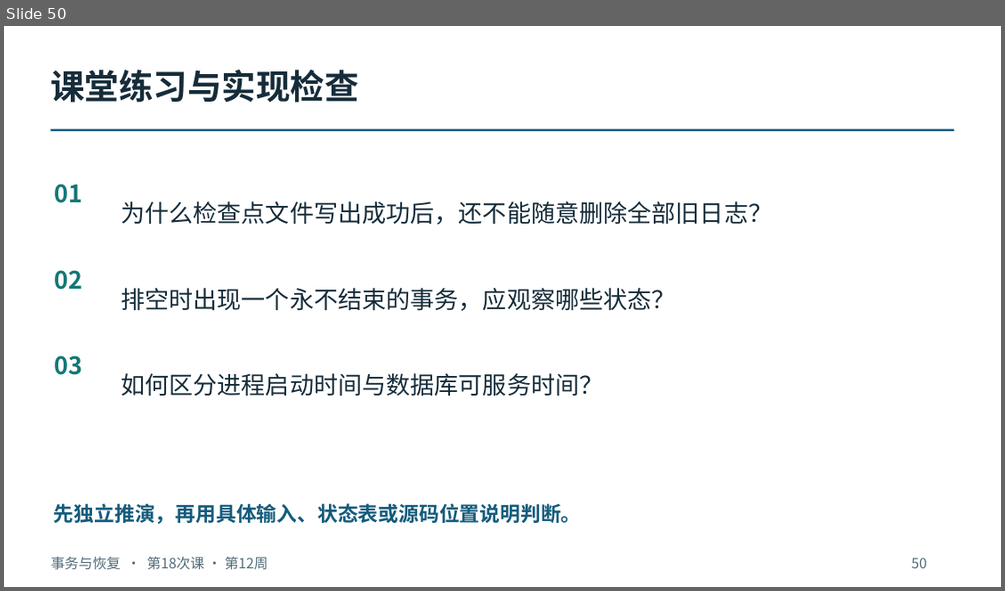
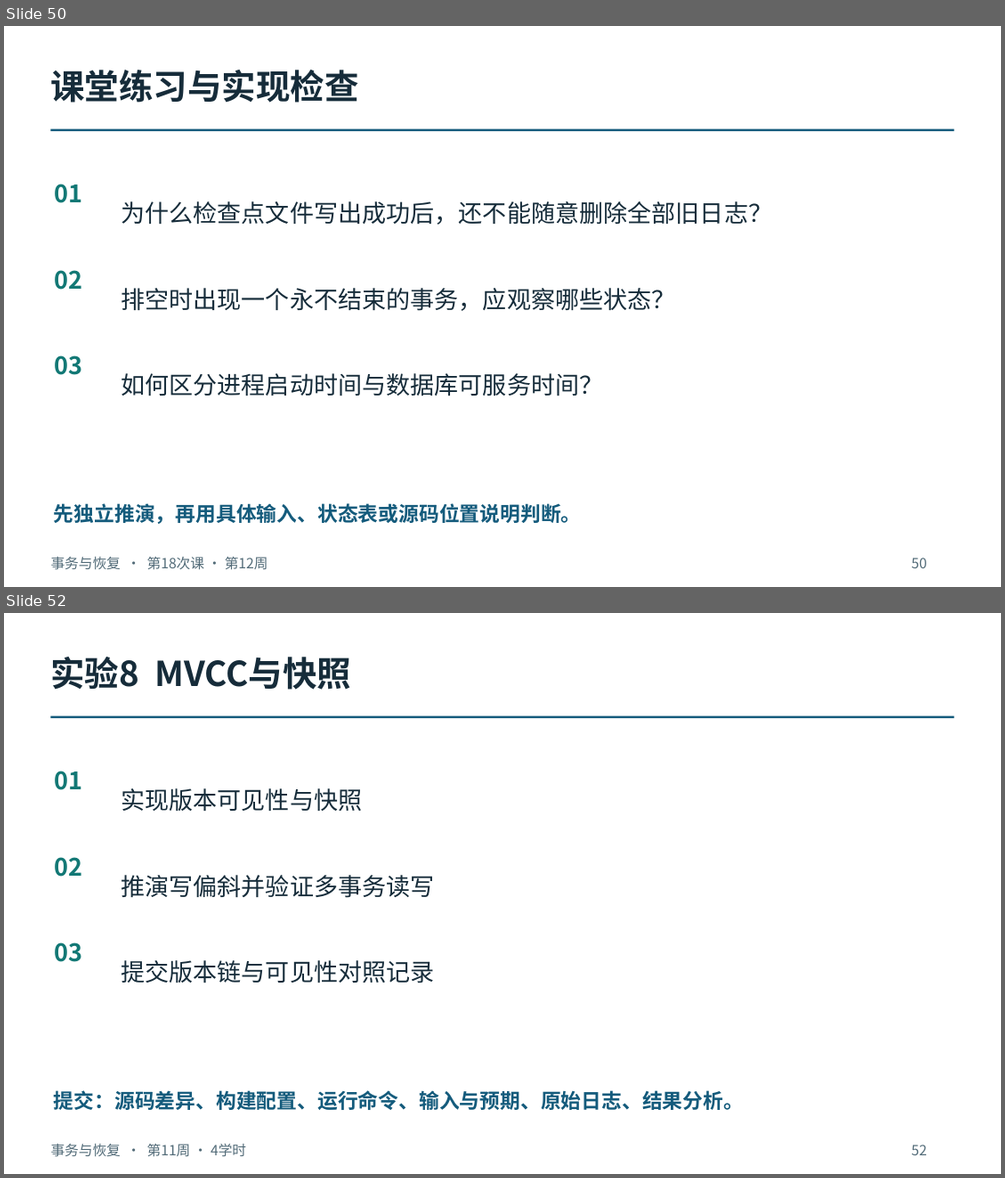
Before and after one commit to intellistream/database-kernel-course-student, a slide deck: 01_课件（第6版）/04_事务与恢复.pptx. Shown one above the other, each under a label of ours: slide 50 before the commit, slides 50 and 52 after it; the slides between them are not shown. The pictures are 1005x591 and 1005x1178 pixels, drawn with LibreOffice and Linux fonts; fonts in the diff are those of the drawing. Boxes give left, top, right and bottom in pixels: in the first picture for what was removed or moved away, otherwise in the second. Text is boxed around its words. In the diff, an @@ line names an element or a change of style, - is before the commit and + after.

```diff
--- a/01_课件（第6版）/04_事务与恢复.pptx
+++ b/01_课件（第6版）/04_事务与恢复.pptx
@@ slide 52 added at (4, 613, 1001, 1174), background #FFFFFF @@
@@ text added at (50, 657, 352, 690), 33 pt, text #162C3A, bold @@
+实验8 MVCC与快照
@@ rectangle added at (50, 716, 954, 718), fill #145B7C @@
@@ text added at (55, 771, 83, 790), 23.2 pt, text #127875, bold @@
+01
@@ text added at (121, 788, 362, 811), 23.2 pt, text #162C3A @@
+实现版本可见性与快照
@@ text added at (55, 857, 83, 876), 23.2 pt, text #127875, bold @@
+02
@@ text added at (121, 875, 434, 898), 23.2 pt, text #162C3A @@
+推演写偏斜并验证多事务读写
@@ text added at (55, 942, 83, 962), 23.2 pt, text #127875, bold @@
+03
@@ text added at (121, 960, 434, 983), 23.2 pt, text #162C3A @@
+提交版本链与可见性对照记录
@@ text added at (54, 1090, 744, 1110), 19.5 pt, text #145B7C, bold @@
+提交：源码差异、构建配置、运行命令、输入与预期、原始日志、结果分析。
@@ text added at (51, 1143, 246, 1157), 13.5 pt, text #526B78 @@
+事务与恢复 · 第11周 · 4学时
@@ text added at (911, 1144, 926, 1155), 13.5 pt, text #526B78 @@
+52
```
Also in this commit, not shown: 4 slides changed, 14 other files.
